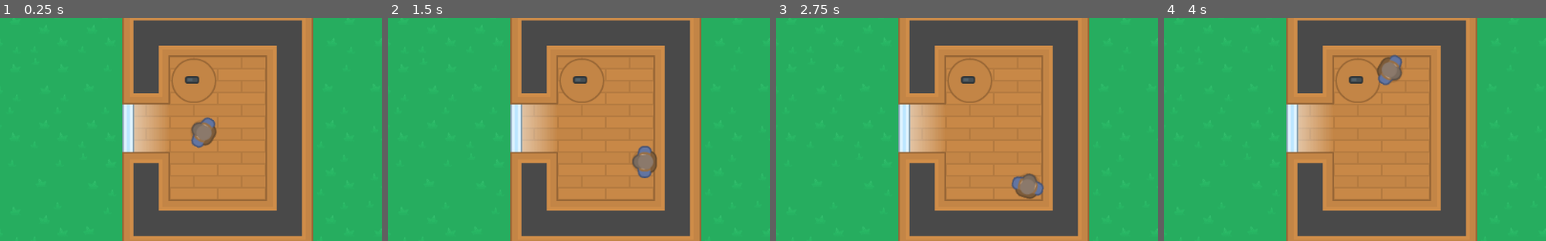
Above: before the commit, frames 1-4 (left to right).
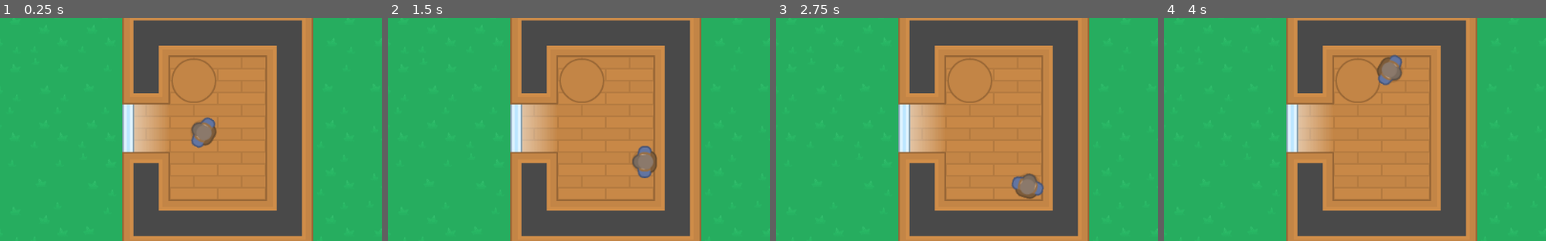
Above: after the commit, the same moments.

Repository: BrunoM24/Top-Down-Simple-Game
Game: Godot game, scene res://src/World.tscn
Same seed, same stepped clock (60 frames per second), same inputs: the game is played once before the commit and once after it.
Inputs (mouse positions are % of the whole screen's width and height, from its top left):
- Up to frame 1 (0.25 s): no input
- Up to frame 2 (1.5 s): tap Enter at 0.5 s; move the mouse to (72, 45) at 0.52 s; hold D (move_right) 0.53-1.28 s; tap Space at 1.25 s; move the mouse to (30, 55) at 1.27 s; hold S (move_down) from 1.28 s (still down)
- Up to frame 3 (2.75 s): tap Enter at 2 s; move the mouse to (60, 28) at 2.02 s; release S (move_down) at 2.03 s; hold D (move_right) from 2.03 s (still down)
- Up to frame 4 (4 s): tap Space at 2.75 s; move the mouse to (45, 70) at 2.77 s; release D (move_right) at 2.78 s; hold W (move_up) 2.78-3.53 s; move the mouse to (80, 65) at 3.52 s; hold A (move_left) from 3.53 s (still down)
The pictures show only the part of the screen within x 22-72%, y 23-73%; the shares and areas given below are measured in that part.

The runs differ from the first frame. In frame 1, 0.1% of the frame differs, in the area x 48-53%, y 26-30%; in frame 2, 0.1%; in frame 3, 0.1%; in frame 4, 0.1%.

Commit message:
WorldScene - Removed the WeaponGun Texture to be replaced by a Pickable Object

Diff:
--- a/src/World.tscn
+++ b/src/World.tscn
@@ -1,8 +1,7 @@
-[gd_scene load_steps=4 format=2]
+[gd_scene load_steps=3 format=2]
 
 [ext_resource path="res://assets/tileset/map_tileset.tres" type="TileSet" id=1]
 [ext_resource path="res://src/player/Player.tscn" type="PackedScene" id=2]
-[ext_resource path="res://assets/weapons/weapon_gun.png" type="Texture" id=3]
 
 [node name="World" type="Node2D"]
 
@@ -20,7 +19,3 @@
 
 [node name="Player" parent="." instance=ExtResource( 2 )]
 position = Vector2( 491.789, 293.394 )
-
-[node name="weapon_gun" type="Sprite" parent="."]
-position = Vector2( 477.677, 222.968 )
-texture = ExtResource( 3 )
